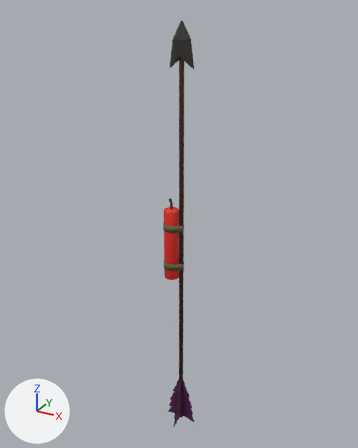
Renders of the FBX model Assets/3D Models/Weapons/arrow.fbx from each side of a commit.
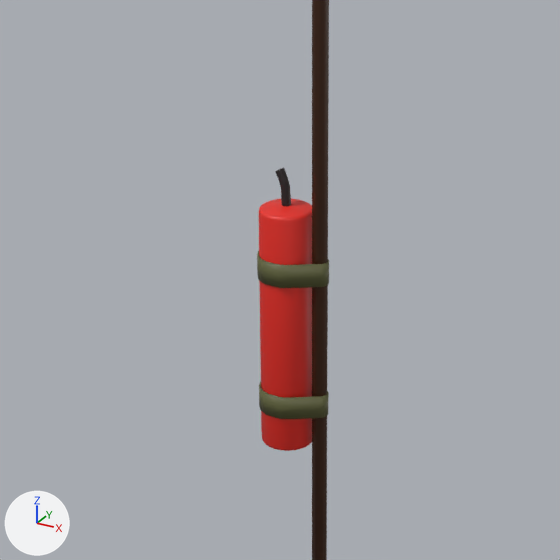
There are two pictures of each version: one whole from a camera (50 mm lens) standing at (0.36, -0.663, 0.386) and looking at (-0.013, 0.016, 0.047), one close up on the part from 25% to 70% of the width and 33% to 70% of the height. The axes (+X, +Y, +Z) are drawn at lower left. The lights are the same throughout.

Objects in the first close-up: 'Arrow'.
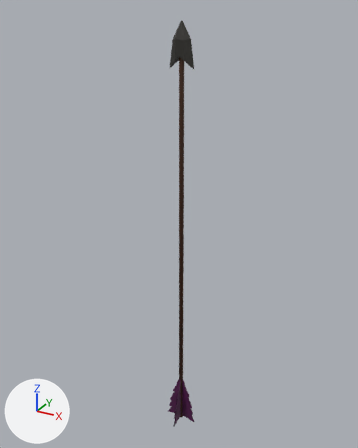
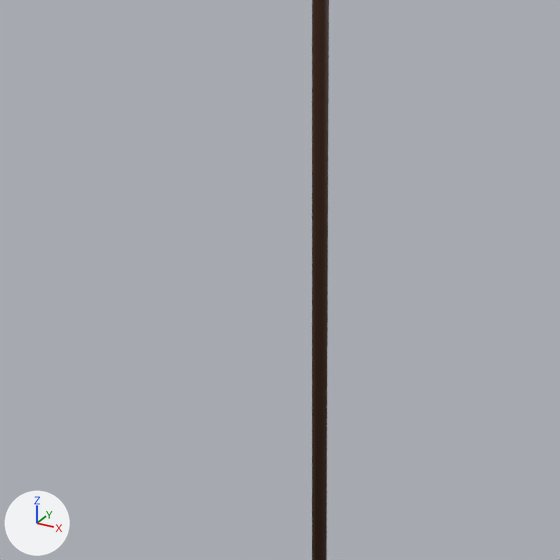
What differs and where, as boxes (x1, y1, x2, y2) in the close-ups (560 x 560 px):
'Arrow', reshaped
    before: (257, 0, 329, 560)
    after: (312, 0, 329, 560)
part 1 of me_cube_013, deleted (red)
    before: (259, 167, 312, 451)
part 2 of me_cube_013, deleted (yellow)
    before: (259, 382, 329, 419)
part 3 of me_cube_013, deleted (yellow)
    before: (257, 251, 329, 288)

The change, as a list of edits to the scene's bpy script:
```text
Change me_cube_013:
    where me_cube_013.from_pydata(...)  # 636 vertices, 571 faces; spans x -0.032..0.03, y -0.03..0.03, z -0.364..0.368
    used by ob_arrow; location = (0.0, 0.0, 0.0)
    me_cube_013 part 1: the loose piece of 240 vertices spanning x -0.032..-0.005, y -0.013..0.013, z -0.048..0.098 is deleted
    me_cube_013 part 2: the loose piece of 96 vertices spanning x -0.032..0.004, y -0.014..0.014, z -0.029..-0.017 is deleted
    me_cube_013 part 3: the loose piece of 96 vertices spanning x -0.032..0.004, y -0.014..0.014, z 0.042..0.054 is deleted
    remove me_cube_013.materials.append(mat_m_arrow_tnt_red)  # red #e72a1f
    remove me_cube_013.materials.append(mat_m_arrow_tnt_fuse_black)  # black #2c2223
    remove me_cube_013.materials.append(mat_m_arrow_tnt_tape_browngreen)  # dark yellow #60623b
```
